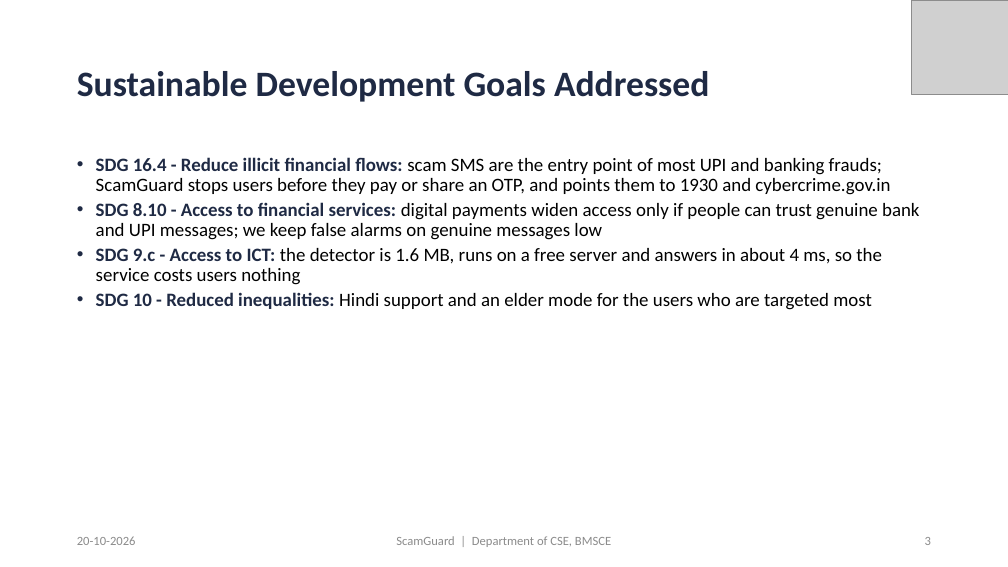
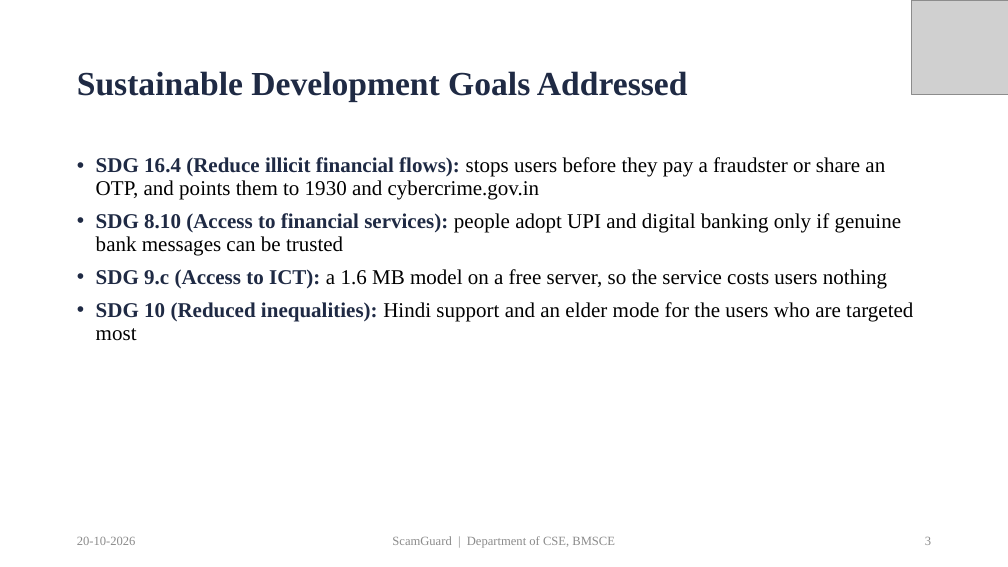
Before and after one commit to priyamthakur275/ScamGuard-AI, a slide deck: slide 3 of docs/presentation/ScamGuard_PP2_Presentation.pptx. Drawn at 1008x567 pixels with LibreOffice and Linux fonts; fonts in the diff are those of the drawing; grey boxes stand for pictures. Boxes give left, top, right and bottom in pixels: in the first picture for what was removed or moved away, otherwise in the second. Text is boxed around its words. In the diff, an @@ line names an element or a change of style, - is before the commit and + after.

Commit message:
Docs: unify project title, Times New Roman and cleaner layout for paper, report and slides

```diff
--- a/docs/presentation/ScamGuard_PP2_Presentation.pptx
+++ b/docs/presentation/ScamGuard_PP2_Presentation.pptx
@@ title "Sustainable Development Goals Addressed" at bbox=[77, 71, 688, 102]: size 34 to 32 pt, font Calibri to Times New Roman @@
@@ text at bbox=[96, 157, 913, 341]: text changed; size 18 to 20 pt; font Calibri to Times New Roman @@
-• SDG 16.4 - Reduce illicit financial flows: scam SMS are the entry point of most UPI and banking frauds; ScamGuard stops users before they pay or share an OTP, and points them to 1930 and cybercrime.gov.in
-• SDG 8.10 - Access to financial services: digital payments widen access only if people can trust genuine bank and UPI messages; we keep false alarms on genuine messages low
-• SDG 9.c - Access to ICT: the detector is 1.6 MB, runs on a free server and answers in about 4 ms, so the service costs users nothing
-• SDG 10 - Reduced inequalities: Hindi support and an elder mode for the users who are targeted most
+• SDG 16.4 (Reduce illicit financial flows): stops users before they pay a fraudster or share an OTP, and points them to 1930 and cybercrime.gov.in
+• SDG 8.10 (Access to financial services): people adopt UPI and digital banking only if genuine bank messages can be trusted
+• SDG 9.c (Access to ICT): a 1.6 MB model on a free server, so the service costs users nothing
+• SDG 10 (Reduced inequalities): Hindi support and an elder mode for the users who are targeted most
@@ font Calibri to Times New Roman in 3 elements at bbox=[77, 536, 136, 545], bbox=[392, 536, 615, 548], bbox=[925, 537, 931, 545] @@
```
Also in this commit, not shown: 20 other slides changed, 1 slide added, 29 other files.
